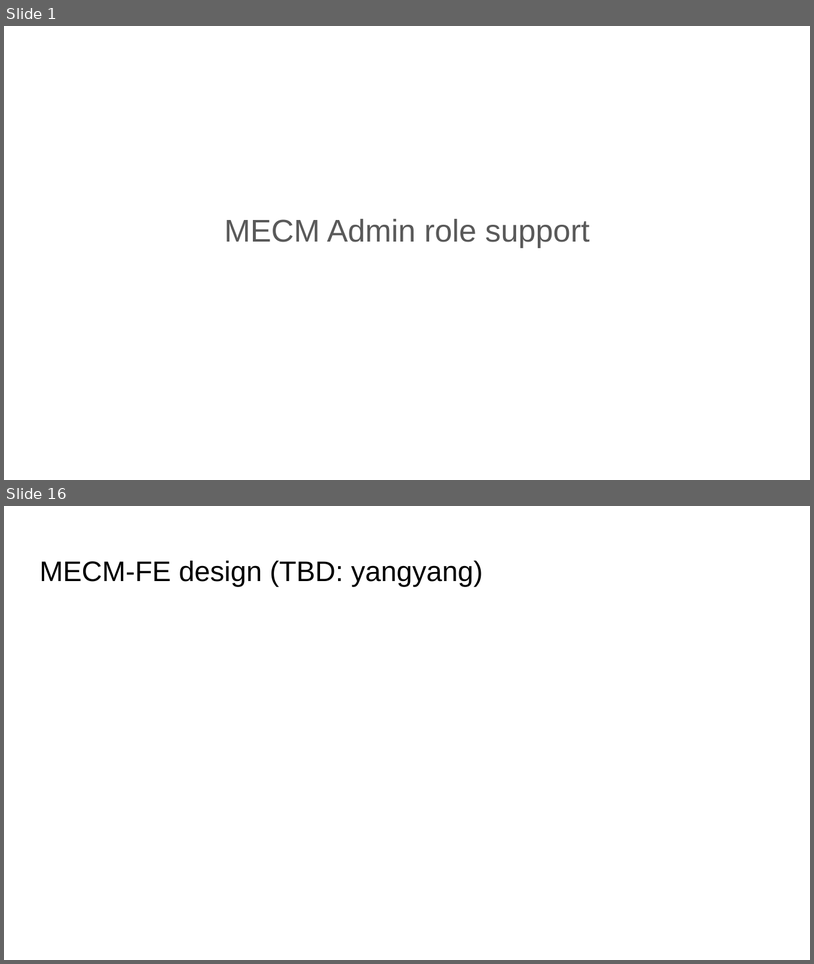
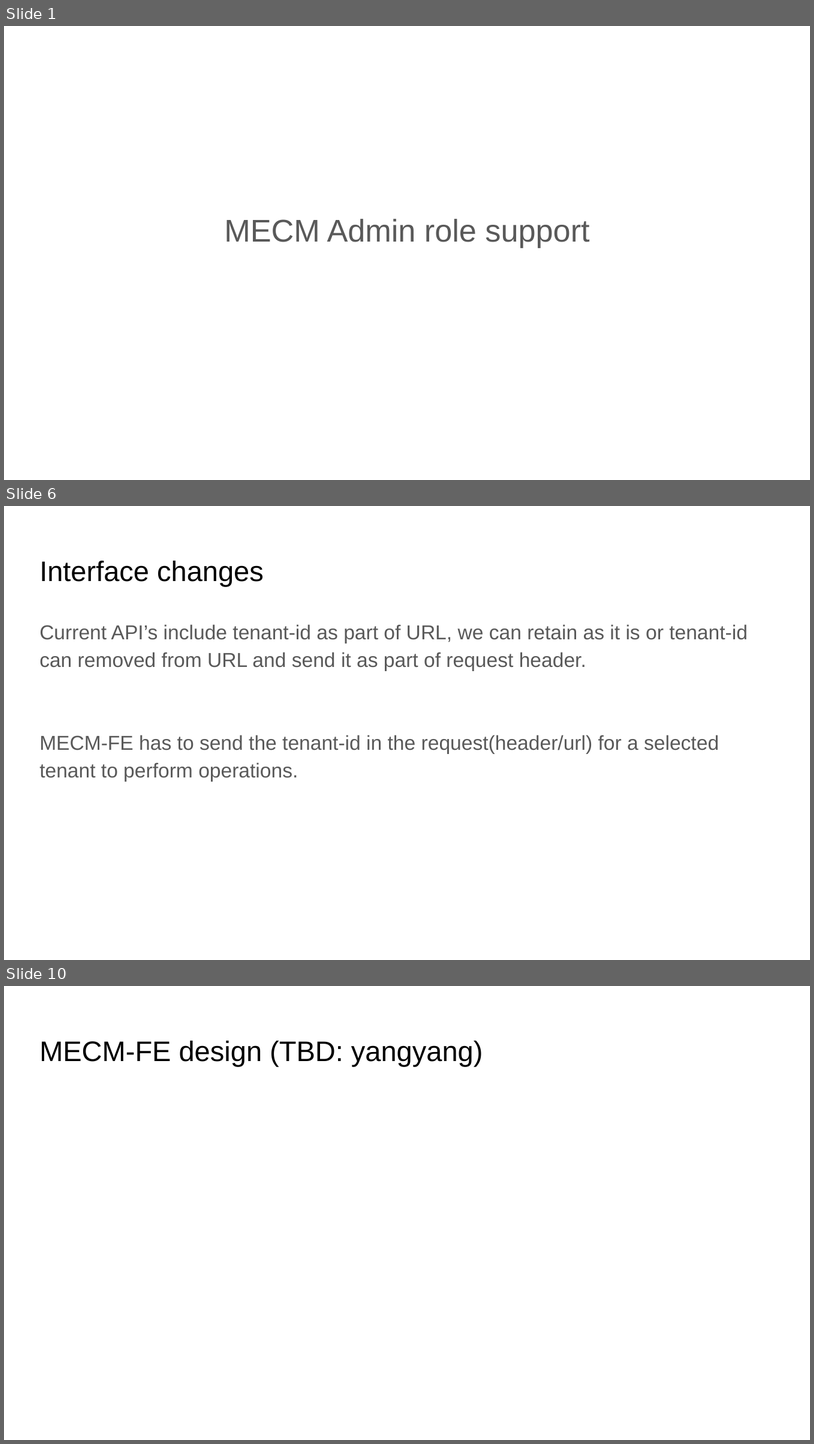
Before and after one commit to EdgeGallery/community, a slide deck: MECM PT/Release V1.1/MECM admin role support.pptx. Shown one above the other, each under a label of ours: slides 1 and 16 before the commit, slides 1, 6 and 10 after it; the slides between them are not shown. The pictures are 814x964 and 814x1444 pixels, drawn with LibreOffice and Linux fonts; fonts in the diff are those of the drawing. Boxes give left, top, right and bottom in pixels: in the first picture for what was removed or moved away, otherwise in the second. Text is boxed around its words. In the diff, an @@ line names an element or a change of style, - is before the commit and + after.

Commit message:
mecm admin support

```diff
--- a/MECM PT/Release V1.1/MECM admin role support.pptx
+++ b/MECM PT/Release V1.1/MECM admin role support.pptx
@@ slide 6 added at (x1=4, y1=506, x2=810, y2=960), background #FFFFFF @@
@@ title added at (x1=39, y1=561, x2=264, y2=586), 25.2 pt, text #000000 @@
+Interface changes
@@ text added at (x1=39, y1=624, x2=748, y2=781), 18 pt, text #595959 @@
+Current API’s include tenant-id as part of URL, we can retain as it is or tenant-id can removed from URL and send it as part of request header.
+MECM-FE has to send the tenant-id in the request(header/url) for a selected tenant to perform operations.
@@ what was slide 16 is now slide 10 @@
```
Also in this commit, not shown: 4 slides changed, 6 other slides added, 1 slide removed.
